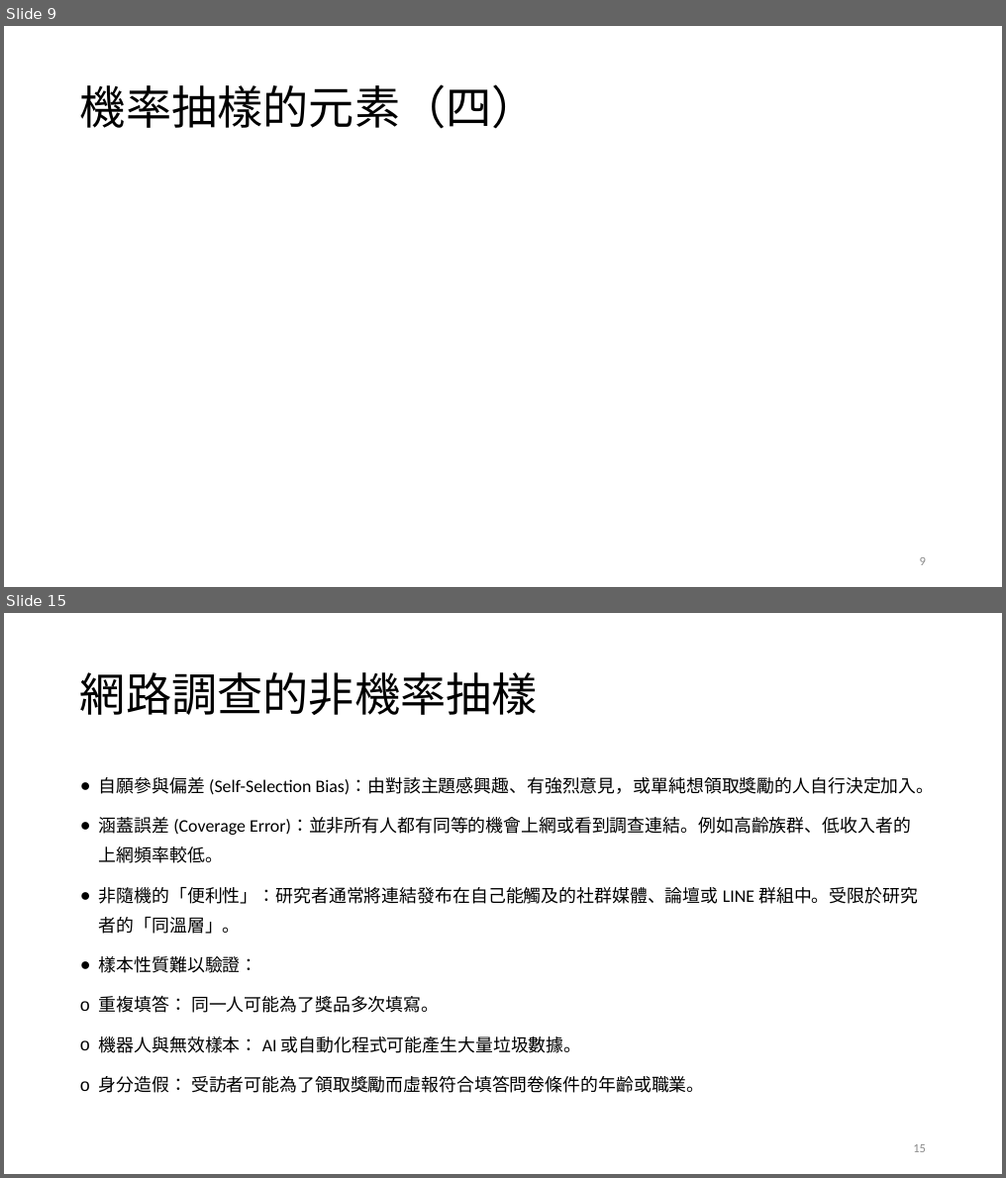
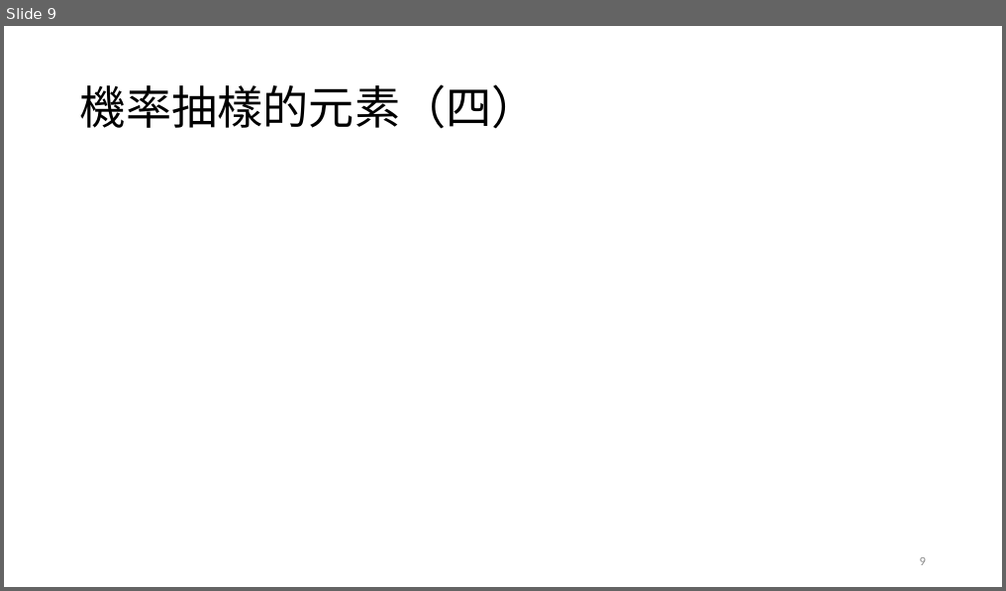
Before and after one commit to TsaiChiahung/PublicOpinion2026, a slide deck: 投影片/民意與調查Week5.pptx. Shown one above the other, each under a label of ours: slides 9 and 15 before the commit, slide 9 after it; the slides between them are not shown. The pictures are 1006x1178 and 1006x591 pixels, drawn with LibreOffice and Linux fonts; fonts in the diff are those of the drawing; grey boxes stand for pictures. Boxes give left, top, right and bottom in pixels: in the first picture for what was removed or moved away, otherwise in the second. Text is boxed around its words. In the diff, an @@ line names an element or a change of style, - is before the commit and + after.

```diff
--- a/投影片/民意與調查Week5.pptx
+++ b/投影片/民意與調查Week5.pptx
@@ slide 15 removed at (4,613,1002,1174), background #FFFFFF @@
@@ title removed at (80,672,538,715) @@
-網路調查的非機率抽樣
@@ text removed at (99,777,935,1093) @@
-● 自願參與偏差 (Self-Selection Bias)：由對該主題感興趣、有強烈意見，或單純想領取獎勵的人自行決定加入。
-● 涵蓋誤差 (Coverage Error)：並非所有人都有同等的機會上網或看到調查連結。例如高齡族群、低收入者的上網頻率較低。
-● 非隨機的「便利性」：研究者通常將連結發布在自己能觸及的社群媒體、論壇或 LINE 群組中。受限於研究者的「同溫層」。
-● 樣本性質難以驗證：
-o 重複填答： 同一人可能為了獎品多次填寫。
-o 機器人與無效樣本： AI 或自動化程式可能產生大量垃圾數據。
-o 身分造假： 受訪者可能為了領取獎勵而虛報符合填答問卷條件的年齡或職業。
@@ page number removed at (913,1145,926,1153) @@
-15
```
Also in this commit, not shown: 3 slides changed, 1 slide added, 5 other slides removed.
